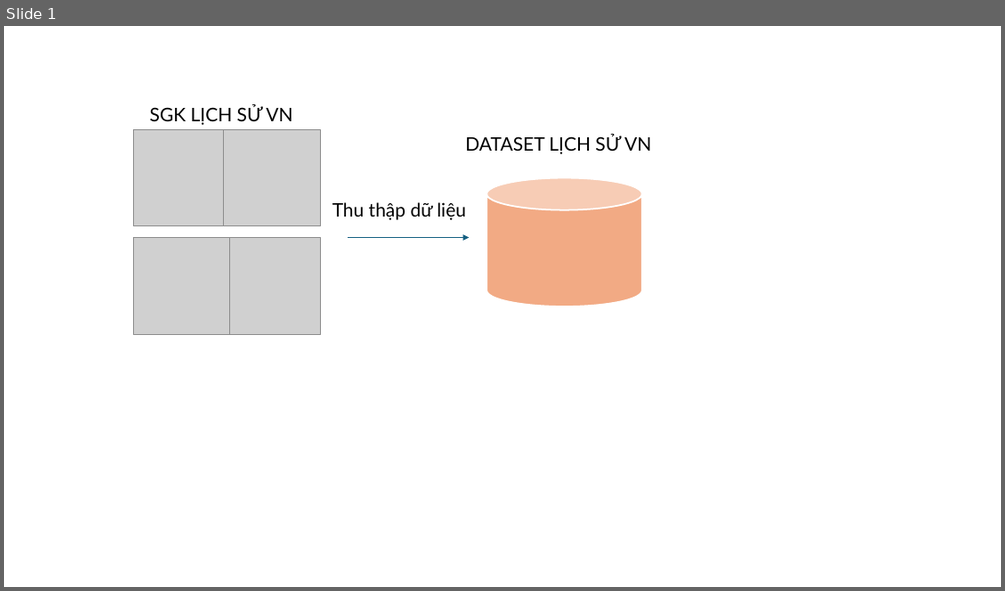
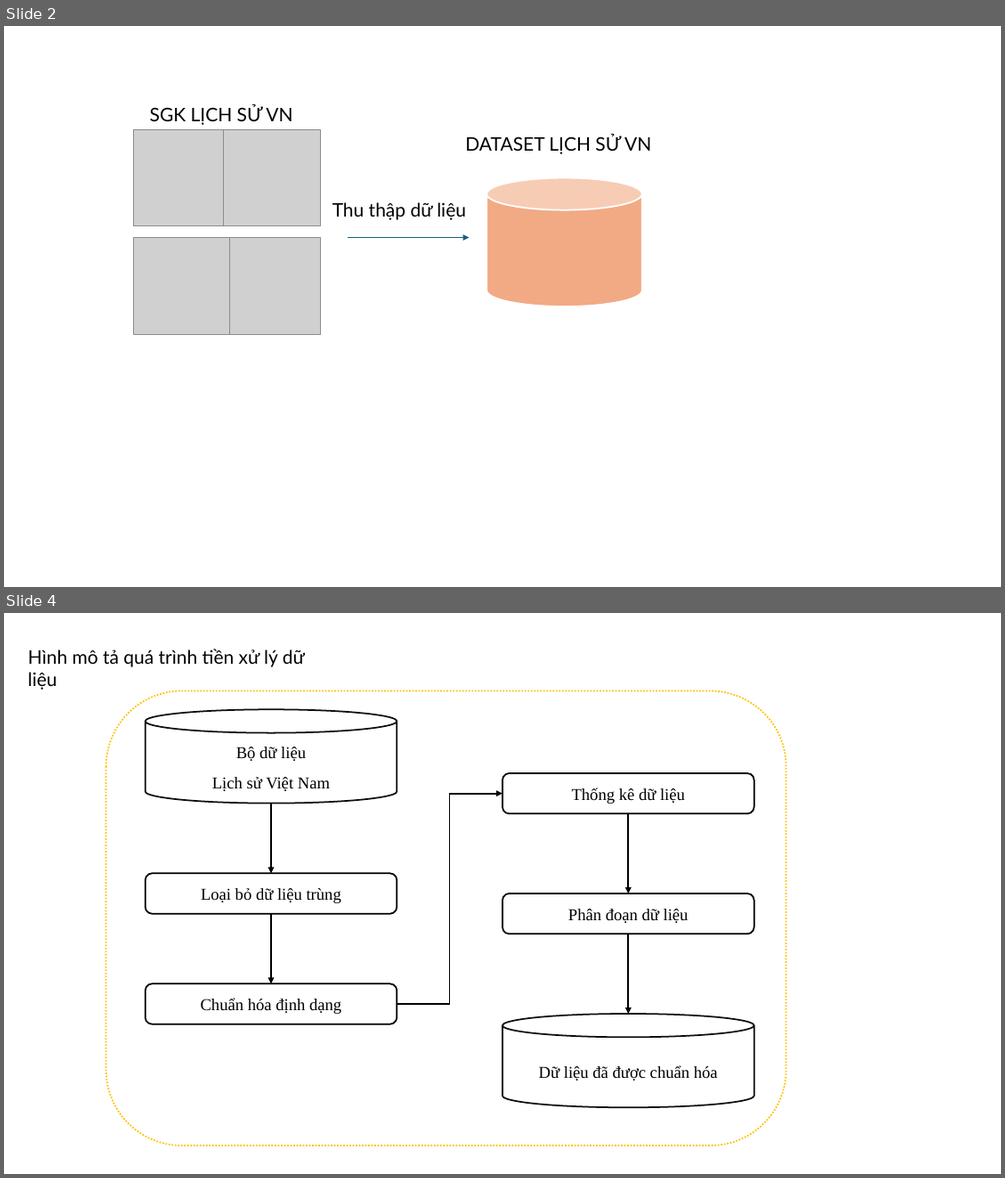
Before and after one commit to ngovanuc/Vietnamese_History_Chatbot, a slide deck: documents/hinh_ve_trong_cao_cao_do_an.pptx. Shown one above the other, each under a label of ours: slide 1 before the commit, slides 2 and 4 after it; the slides between them are not shown. The pictures are 1005x591 and 1005x1178 pixels, drawn with LibreOffice and Linux fonts; fonts in the diff are those of the drawing; grey boxes stand for pictures. Boxes give left, top, right and bottom in pixels: in the first picture for what was removed or moved away, otherwise in the second. Text is boxed around its words. In the diff, an @@ line names an element or a change of style, - is before the commit and + after.

```diff
--- a/documents/hinh_ve_trong_cao_cao_do_an.pptx
+++ b/documents/hinh_ve_trong_cao_cao_do_an.pptx
@@ slide 4 added at [4, 613, 1001, 1174], background #FFFFFF @@
@@ text added at [28, 649, 305, 667], 18 pt, text #000000 @@
+Hình mô tả quá trình tiền xử lý dữ liệu
@@ rounded rectangle added at [106, 690, 787, 1145], outline #FFC000 1.5 pt dashed @@
@@ cylinder added at [146, 709, 397, 803], outline #0D0D0D 1.5 pt, 16 pt, text #000000 @@
+Bộ dữ liệu
+Lịch sử Việt Nam
@@ elbow arrow added from (396, 1004) to (502, 793), #000000 1.5 pt @@
@@ rounded rectangle added at [502, 773, 755, 813], fill #FFFFFF, outline #000000 1.5 pt, 16 pt, text #000000 @@
+Thống kê dữ liệu
@@ arrow added from (271, 803) to (271, 873), #000000 1.5 pt @@
@@ arrow added from (629, 813) to (629, 893), #000000 1.5 pt @@
@@ rounded rectangle added at [146, 873, 397, 914], fill #FFFFFF, outline #000000 1.5 pt, 16 pt, text #000000 @@
+Loại bỏ dữ liệu trùng
@@ rounded rectangle added at [502, 893, 755, 933], fill #FFFFFF, outline #000000 1.5 pt, 16 pt, text #000000 @@
+Phân đoạn dữ liệu
@@ arrow added from (271, 914) to (271, 984), #000000 1.5 pt @@
@@ arrow added from (629, 933) to (629, 1013), #000000 1.5 pt @@
@@ rounded rectangle added at [146, 984, 397, 1024], fill #FFFFFF, outline #000000 1.5 pt, 16 pt, text #000000 @@
+Chuẩn hóa định dạng
@@ cylinder added at [502, 1013, 755, 1107], outline #0D0D0D 1.5 pt, 16 pt, text #000000 @@
+Dữ liệu đã được chuẩn hóa
@@ what was slide 1 is now slide 2 @@
```
Also in this commit, not shown: 3 other slides added, 1 other file.
